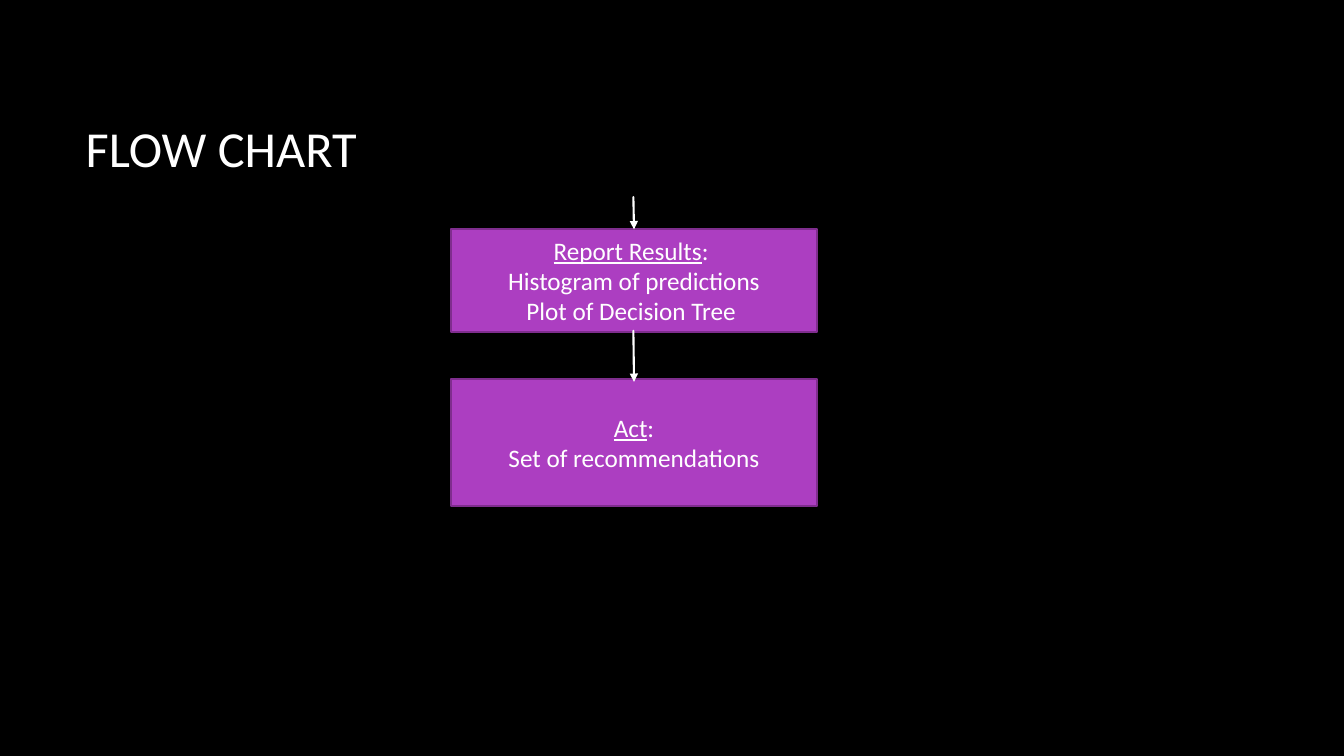
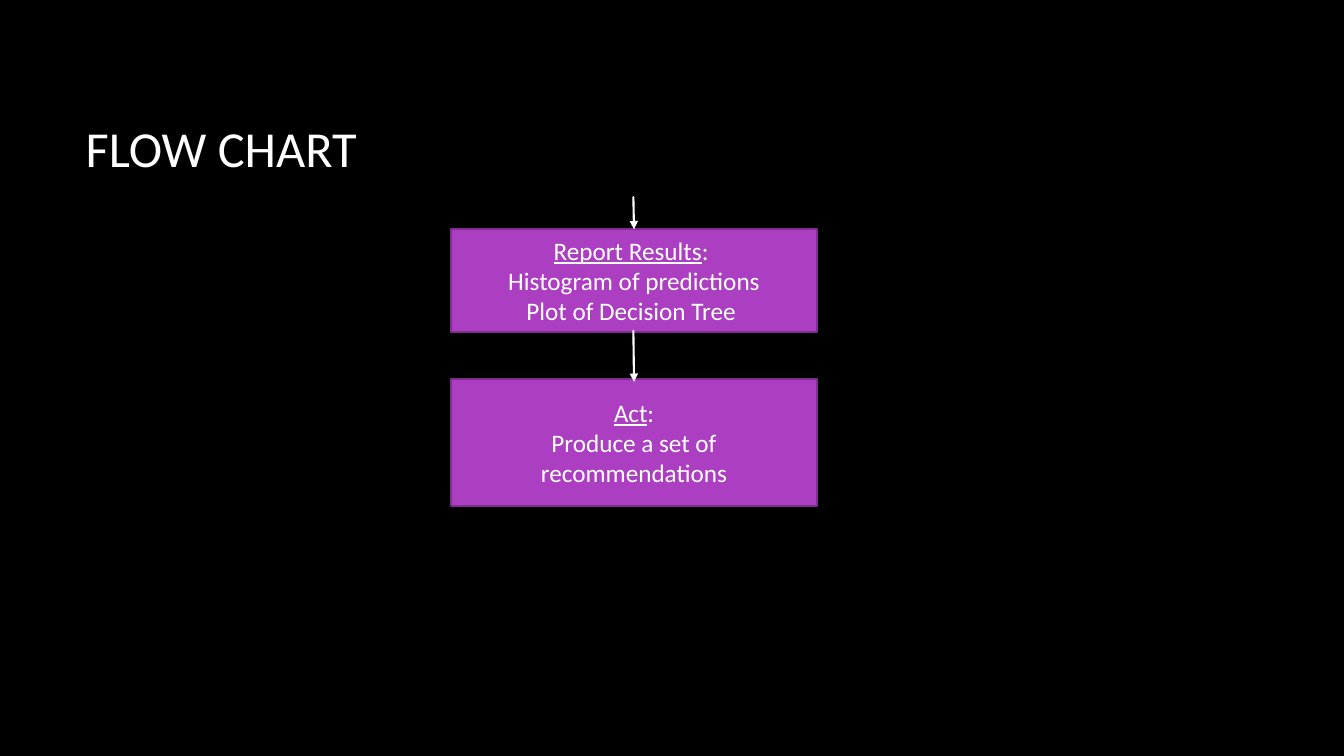
Before and after one commit to danlagos/ANA500-Week-3, a slide deck: slide 9 of Depression and Poverty.pptx. Drawn at 1344x756 pixels with LibreOffice and Linux fonts; fonts in the diff are those of the drawing; background and template pictures are left out. Boxes give left, top, right and bottom in pixels: in the first picture for what was removed or moved away, otherwise in the second. Text is boxed around its words. In the diff, an @@ line names an element or a change of style, - is before the commit and + after.

```diff
--- a/Depression and Poverty.pptx
+++ b/Depression and Poverty.pptx
@@ text in rectangle at [541,434,727,482]: text changed @@
-Set of recommendations
+Produce a set of recommendations
```
Also in this commit, not shown: 8 other slides changed, 1 slide added, 2 other files.
